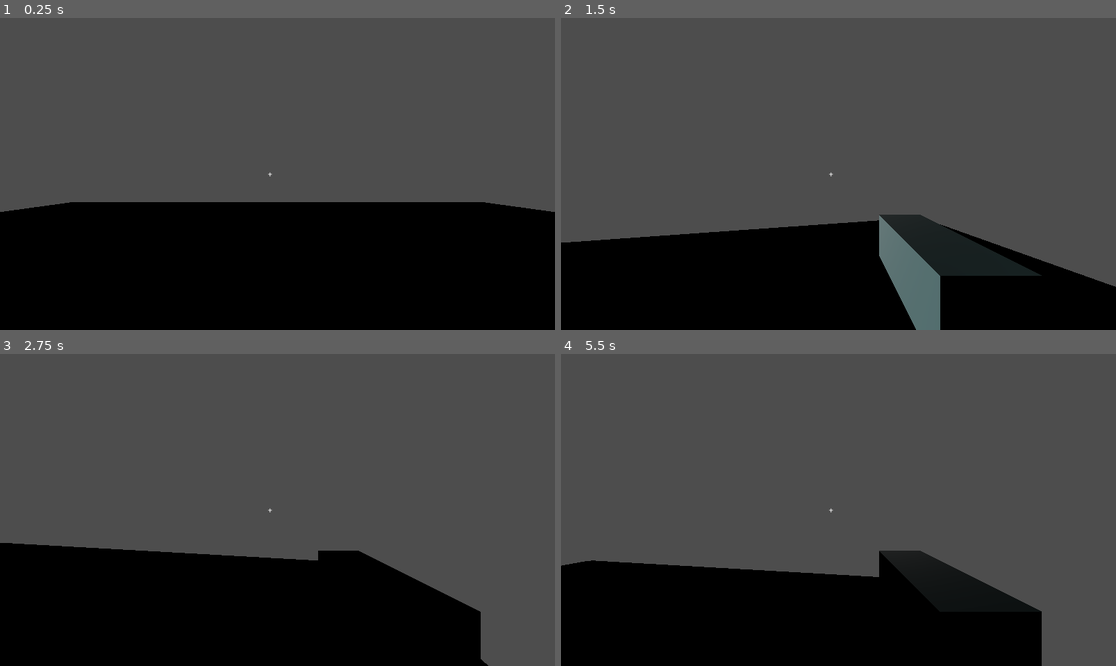
Above: before the commit, frames 1-4 (two rows, left to right).
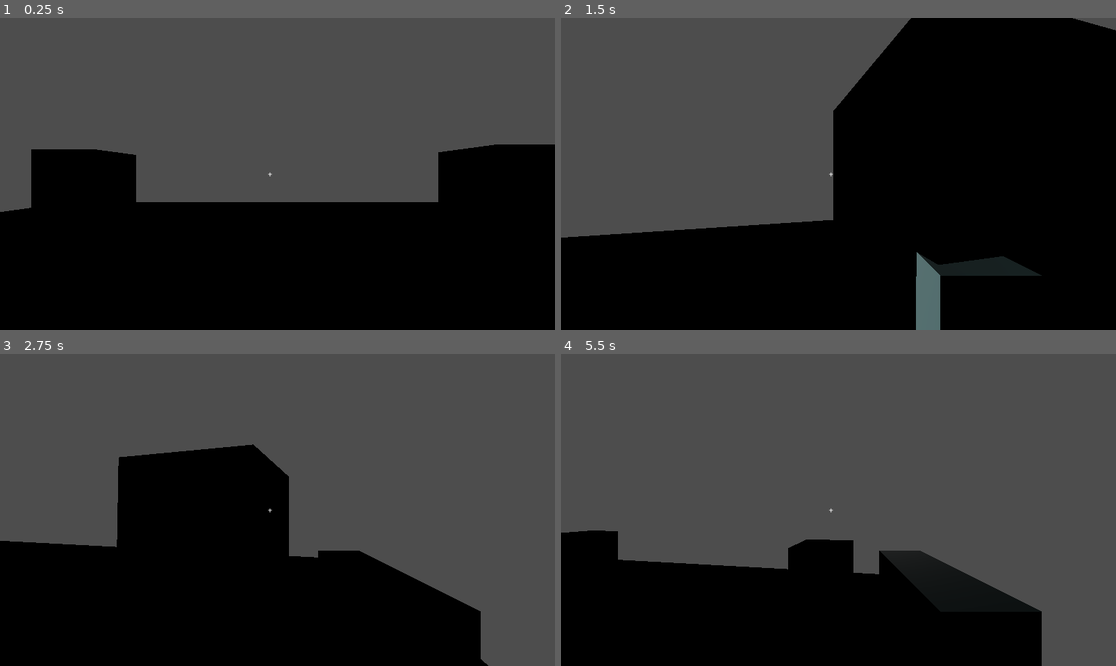
Above: after the commit, the same moments.

Repository: AyBelkich/minimal-fps
Game: Godot game, scene res://Main.tscn
Two runs of this game, one before a commit and one after it. Both use one fixed random seed, a clock stepped at 60 frames per second and the inputs below.
Inputs (mouse positions are in pixels of both pictures, inside the frame that each line leads up to):
- Up to frame 1 (0.25 s): no input
- Up to frame 2 (1.5 s): tap Enter (ui_accept) at 0.5, 0.77 s; move the mouse to (832, 180) at 0.52 s; hold Z 0.53-1.28 s; hold D from 0.53 s (still down); click (832, 180) at 0.67 s; move the mouse to (877, 177) at 1.27 s; tap Q at 1.35 s; click (877, 177) at 1.42 s
- Up to frame 3 (2.75 s): tap Enter (ui_accept) at 1.52 s; move the mouse to (233, 506) at 2.02 s; release D at 2.03 s; hold S from 2.03 s (still down); hold Z from 2.03 s (still down); click (233, 506) at 2.17 s
- Up to frame 4 (5.5 s): tap Enter (ui_accept) at 2.75, 3.02, 3.77, 4.52, 5 s; move the mouse to (844, 510) at 2.77 s; release Z at 2.78 s; tap Q at 2.85, 4.35 s; click (844, 510) at 2.92 s; move the mouse to (816, 503) at 3.52 s; hold Z 3.53-4.28 s; click (816, 503) at 3.67 s; move the mouse to (866, 510) at 4.27 s; release S at 4.28 s; hold D from 4.28 s (still down); click (866, 510) at 4.42 s; move the mouse to (810, 510) at 5.02 s; hold Z from 5.03 s (still down); click (810, 510) at 5.17 s

The runs differ from the first frame. In frame 1, 7.2% of the frame differs, in the area x 5-100%, y 40-63%; in frame 2, 38%, in the area x 0-100%, y 0-100%; in frame 3, 10%; in frame 4, 2.5%.

Commit message:
Add reusable target scene with health

Diff:
--- a/Main.tscn
+++ b/Main.tscn
@@ -32,16 +32,6 @@
 
 [sub_resource type="StandardMaterial3D" id="StandardMaterial3D_3dxm6"]
 albedo_color = Color(0.023529412, 0.31764707, 0.50980395, 1)
-
-[sub_resource type="StandardMaterial3D" id="StandardMaterial3D_lgr22"]
-albedo_color = Color(0.90778506, 0.08963292, 0, 1)
-
-[sub_resource type="BoxMesh" id="BoxMesh_r0du0"]
-
-[sub_resource type="BoxShape3D" id="BoxShape3D_cm0pq"]
-
-[sub_resource type="StandardMaterial3D" id="StandardMaterial3D_trn2v"]
-albedo_color = Color(0.90588236, 0.09019608, 0, 1)
 
 [node name="Main" type="Node3D" unique_id=786019353]
 
@@ -116,31 +106,6 @@
 [node name="WallFrontCollisionShape3D" type="CollisionShape3D" parent="Map/Walls/WallFront/WallFrontStaticBody3D" unique_id=1803212706]
 shape = SubResource("BoxShape3D_r0du0")
 
-[node name="Dummies" type="Node3D" parent="Map" unique_id=1347310959]
-
-[node name="DummyTarget3" type="MeshInstance3D" parent="Map/Dummies" unique_id=871511694]
-transform = Transform3D(0.5, 0, 0, 0, 2, 0, 0, 0, 0.5, 2.9403148, 1, 0.3811698)
-material_override = SubResource("StandardMaterial3D_lgr22")
-mesh = SubResource("BoxMesh_r0du0")
-
-[node name="DummyTargetStaticBody3D" type="StaticBody3D" parent="Map/Dummies/DummyTarget3" unique_id=1836730337]
-
-[node name="DummyTargetCollisionShape3D" type="CollisionShape3D" parent="Map/Dummies/DummyTarget3/DummyTargetStaticBody3D" unique_id=1132066427]
-shape = SubResource("BoxShape3D_cm0pq")
-
-[node name="DummyTarget2" type="MeshInstance3D" parent="Map/Dummies" unique_id=232741707]
-transform = Transform3D(0.5, 0, 0, 0, 2, 0, 0, 0, 0.5, 0, 1, 2.7220588)
-material_override = SubResource("StandardMaterial3D_trn2v")
-mesh = SubResource("BoxMesh_r0du0")
-
-[node name="DummyTargetStaticBody3D" type="StaticBody3D" parent="Map/Dummies/DummyTarget2" unique_id=358337506]
-
-[node name="DummyTargetCollisionShape3D" type="CollisionShape3D" parent="Map/Dummies/DummyTarget2/DummyTargetStaticBody3D" unique_id=2091458151]
-shape = SubResource("BoxShape3D_cm0pq")
-
-[node name="DummyTarget1" parent="Map/Dummies" unique_id=2049765724 instance=ExtResource("2_uu6xs")]
-transform = Transform3D(0.5, 0, 0, 0, 2, 0, 0, 0, 0.5, 0, 1, -3)
-
 [node name="UI" type="CanvasLayer" parent="." unique_id=938957265]
 
 [node name="Crosshair" type="Label" parent="UI" unique_id=1643973163]
@@ -156,3 +121,15 @@
 grow_horizontal = 2
 grow_vertical = 2
 text = "+"
+
+[node name="Target" parent="." unique_id=872323387 instance=ExtResource("2_uu6xs")]
+transform = Transform3D(1, 0, 0, 0, 1, 0, 0, 0, 1, 3.4995666, 1.5999999, -4.0615206)
+
+[node name="Target2" parent="." unique_id=1702435544 instance=ExtResource("2_uu6xs")]
+transform = Transform3D(1, 0, 0, 0, 1, 0, 0, 0, 1, 3.4711823, 1.5999999, 3.7763824)
+
+[node name="Target3" parent="." unique_id=1403431301 instance=ExtResource("2_uu6xs")]
+transform = Transform3D(1, 0, 0, 0, 1, 0, 0, 0, 1, -3.9514043, 1.6000001, -3.394808)
+
+[node name="Target4" parent="." unique_id=1759625616 instance=ExtResource("2_uu6xs")]
+transform = Transform3D(1, 0, 0, 0, 1, 0, 0, 0, 1, -3.4742243, 1.5999999, 3.25274)
--- a/Target.tscn
+++ b/Target.tscn
@@ -1,21 +1,19 @@
-[gd_scene format=3 uid="uid://bi71syvetb8a6"]
+[gd_scene format=3 uid="uid://cul48nrar1f0o"]
 
-[ext_resource type="Script" uid="uid://38evc6gw288" path="res://target.gd" id="1_na354"]
+[ext_resource type="Script" uid="uid://cda5wlpc7kc1a" path="res://scripts/target.gd" id="1_na354"]
 
-[sub_resource type="StandardMaterial3D" id="StandardMaterial3D_03owx"]
-albedo_color = Color(0.90588236, 0.09019608, 0, 1)
+[sub_resource type="BoxMesh" id="BoxMesh_6f2ye"]
 
-[sub_resource type="BoxMesh" id="BoxMesh_r0du0"]
+[sub_resource type="BoxShape3D" id="BoxShape3D_0mptp"]
 
-[sub_resource type="BoxShape3D" id="BoxShape3D_cm0pq"]
-
-[node name="DummyTarget1" type="MeshInstance3D" unique_id=2049765724]
-transform = Transform3D(0.5, 0, 0, 0, 2, 0, 0, 0, 0.5, 0, 0, 0)
-material_override = SubResource("StandardMaterial3D_03owx")
-mesh = SubResource("BoxMesh_r0du0")
+[node name="Target" type="Node3D" unique_id=872323387]
 script = ExtResource("1_na354")
 
-[node name="DummyTargetStaticBody3D" type="StaticBody3D" parent="." unique_id=1852179930]
+[node name="DummyTarget" type="MeshInstance3D" parent="." unique_id=553440884]
+transform = Transform3D(1, 0, 0, 0, 3, 0, 0, 0, 1, 0, 0, 0)
+mesh = SubResource("BoxMesh_6f2ye")
 
-[node name="DummyTargetCollisionShape3D" type="CollisionShape3D" parent="DummyTargetStaticBody3D" unique_id=624581667]
-shape = SubResource("BoxShape3D_cm0pq")
+[node name="StaticBody3D" type="StaticBody3D" parent="DummyTarget" unique_id=2084504108]
+
+[node name="CollisionShape3D" type="CollisionShape3D" parent="DummyTarget/StaticBody3D" unique_id=356784695]
+shape = SubResource("BoxShape3D_0mptp")
--- a/scripts/player.gd
+++ b/scripts/player.gd
@@ -77,10 +77,15 @@
 	var result = space_state.intersect_ray(query)
 
 	if result:
-		var target = result.collider.get_parent()
+		print("Hit collider: ", result.collider.name)
+		print("Collider parent: ", result.collider.get_parent().name)
+
+		var target = result.collider.get_parent().get_parent()
 
 		if target.has_method("take_damage"):
 			target.take_damage(1)
+		else:
+			print("Parent has no take_damage method")
 
 	await get_tree().create_timer(0.05).timeout
 
--- /dev/null
+++ b/scripts/target.gd
@@ -0,0 +1,25 @@
+extends Node3D
+
+var health := 4
+
+@onready var mesh: MeshInstance3D = $DummyTarget
+
+func _ready():
+	mesh.material_override = StandardMaterial3D.new()
+	mesh.material_override.albedo_color = Color.GREEN
+
+func take_damage(amount: int):
+	health -= amount
+	print("Health:", health)
+
+	if health == 3:
+		mesh.material_override.albedo_color = Color.YELLOW
+
+	if health == 2:
+		mesh.material_override.albedo_color = Color.ORANGE
+
+	if health == 1:
+		mesh.material_override.albedo_color = Color.RED
+
+	if health <= 0:
+		queue_free()
--- a/target.gd
+++ /dev/null
@@ -1,16 +0,0 @@
-extends MeshInstance3D
-
-var health := 3
-
-func take_damage(amount: int):
-	health -= amount
-	print("Health:", health)
-
-	if health == 2:
-		material_override.albedo_color = Color.YELLOW
-
-	if health == 1:
-		material_override.albedo_color = Color.ORANGE
-
-	if health <= 0:
-		queue_free()
Not shown: 1 places in Main.tscn that only renumber resources
Not shown, added: scripts/target.gd.uid
Not shown, removed: target.gd.uid
